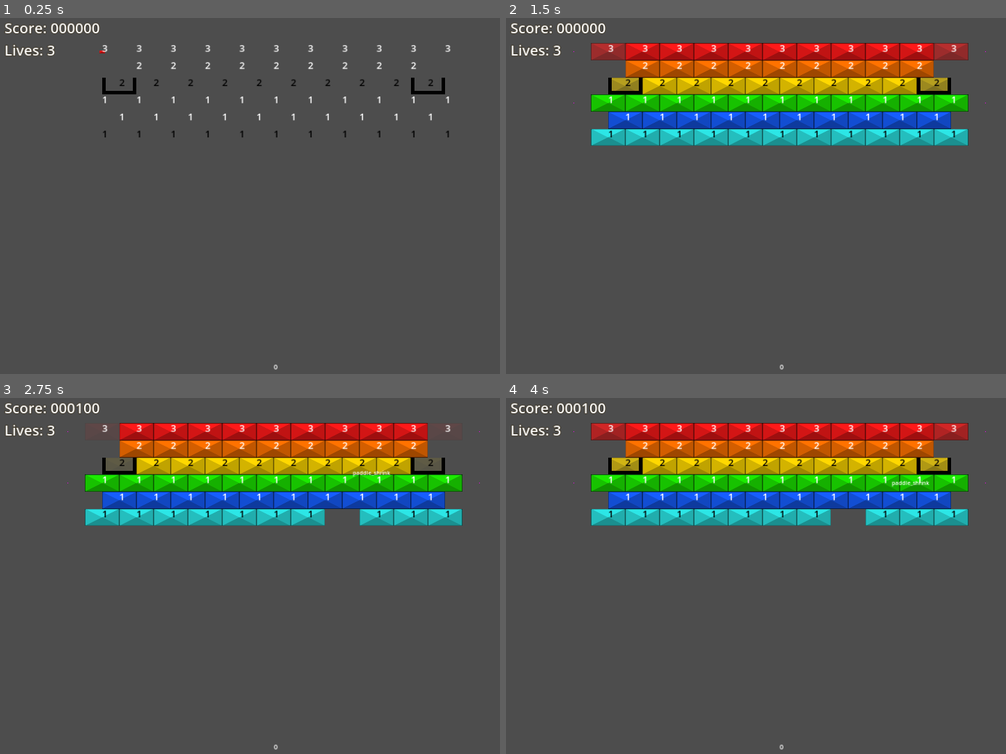
Above: before the commit, frames 1-4 (two rows, left to right).
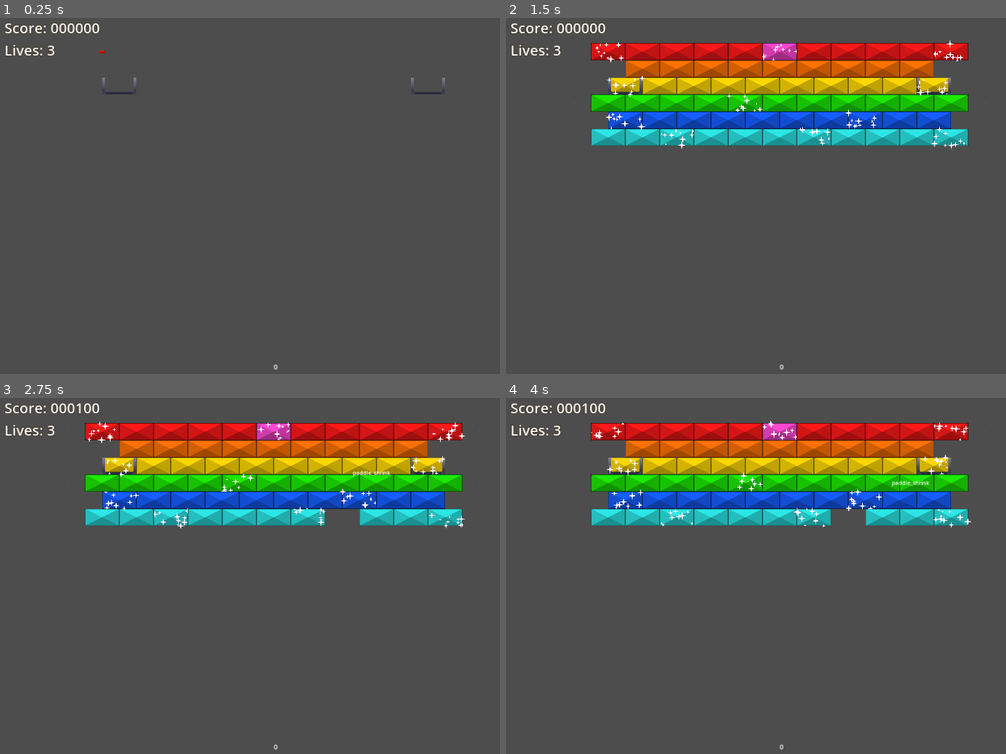
Above: after the commit, the same moments.

Repository: O-39889/brickout
Game: Godot game, scene res://scenes/main_level.tscn
Same seed, same stepped clock (60 frames per second), same inputs: the game is played once before the commit and once after it.
Inputs (mouse positions are in pixels of both pictures, inside the frame that each line leads up to):
- Up to frame 1 (0.25 s): no input
- Up to frame 2 (1.5 s): move the mouse to (811, 192) at 0.52 s; click (811, 192) at 0.67 s; move the mouse to (751, 196) at 1.27 s; click (751, 196) at 1.42 s
- Up to frame 3 (2.75 s): move the mouse to (285, 568) at 2.02 s; click (285, 568) at 2.17 s
- Up to frame 4 (4 s): move the mouse to (771, 579) at 2.77 s; click (771, 579) at 2.92 s; move the mouse to (821, 579) at 3.52 s; click (821, 579) at 3.67 s

The runs differ from the first frame. In frame 1, 0.9% of the frame differs, in the area x 20-91%, y 7-34%; in frame 2, 2.6%, in the area x 16-93%, y 6-37%; in frame 3, 2.6%; in frame 4, 2.4%.

Commit message:
Add protected sides sprites and shimmering particles for some reason

Diff:
--- a/scenes/RegularBrick.tscn
+++ b/scenes/RegularBrick.tscn
@@ -1,9 +1,21 @@
-[gd_scene load_steps=5 format=3 uid="uid://blofikyc7x7vn"]
+[gd_scene load_steps=7 format=3 uid="uid://blofikyc7x7vn"]
 
 [ext_resource type="PackedScene" uid="uid://5p2y5riyrwvs" path="res://scenes/BrickBase.tscn" id="1_q32mh"]
 [ext_resource type="Script" path="res://scripts/RegularBrick.gd" id="2_oy74a"]
 [ext_resource type="Texture2D" uid="uid://hoh4st5a63fk" path="res://assets/bricks-placeholder.png" id="3_soec6"]
 [ext_resource type="Texture2D" uid="uid://x04nv5d3f8ll" path="res://assets/brick-cracks-placeholder.png" id="4_kqa0t"]
+[ext_resource type="Texture2D" uid="uid://lstywc00fqyo" path="res://assets/sparkle-placeholder.png" id="5_bt2ku"]
+
+[sub_resource type="ParticleProcessMaterial" id="ParticleProcessMaterial_psgnd"]
+particle_flag_disable_z = true
+emission_shape = 3
+emission_box_extents = Vector3(50, 25, 1)
+gravity = Vector3(0, 0, 0)
+radial_accel_min = 3.0
+radial_accel_max = 15.0
+damping_max = 5.0
+scale_min = 0.33
+scale_max = 0.99
 
 [node name="Brick" groups=["destructible_bricks"] instance=ExtResource("1_q32mh")]
 script = ExtResource("2_oy74a")
@@ -15,7 +27,6 @@
 visible = false
 
 [node name="Sprite2D" parent="." index="1"]
-z_index = -1
 texture = ExtResource("3_soec6")
 region_enabled = true
 region_rect = Rect2(0, 0, 100, 50)
@@ -25,3 +36,16 @@
 texture = ExtResource("4_kqa0t")
 region_enabled = true
 region_rect = Rect2(0, 0, 100, 50)
+
+[node name="ArmorSprites" type="Node2D" parent="." index="3"]
+
+[node name="GPUParticles2D" type="GPUParticles2D" parent="." index="4"]
+visible = false
+emitting = false
+amount = 5
+process_material = SubResource("ParticleProcessMaterial_psgnd")
+texture = ExtResource("5_bt2ku")
+lifetime = 0.35
+preprocess = 1.0
+randomness = 0.1
+visibility_rect = Rect2(-50, -25, 100, 50)
--- a/scenes/main_level.tscn
+++ b/scenes/main_level.tscn
@@ -21,7 +21,8 @@
 
 [node name="Brick" parent="BrickComponent" index="0" instance=ExtResource("4_xeb2x")]
 position = Vector2(810, 125)
-color = 5
+is_shimmering = true
+color = 7
 
 [node name="Brick2" parent="BrickComponent" index="1" instance=ExtResource("4_xeb2x")]
 position = Vector2(910, 125)
@@ -81,6 +82,7 @@
 
 [node name="Brick16" parent="BrickComponent" index="15" instance=ExtResource("4_xeb2x")]
 position = Vector2(710, 275)
+is_shimmering = true
 color = 2
 
 [node name="Brick17" parent="BrickComponent" index="16" instance=ExtResource("4_xeb2x")]
@@ -129,6 +131,7 @@
 
 [node name="Brick32" parent="BrickComponent" index="27" instance=ExtResource("4_xeb2x")]
 position = Vector2(1060, 325)
+is_shimmering = true
 color = 1
 
 [node name="Brick33" parent="BrickComponent" index="28" instance=ExtResource("4_xeb2x")]
@@ -203,6 +206,7 @@
 
 [node name="Brick44" parent="BrickComponent" index="45" instance=ExtResource("4_xeb2x")]
 position = Vector2(510, 375)
+is_shimmering = true
 
 [node name="Brick45" parent="BrickComponent" index="46" instance=ExtResource("4_xeb2x")]
 position = Vector2(610, 375)
@@ -215,6 +219,7 @@
 
 [node name="Brick48" parent="BrickComponent" index="49" instance=ExtResource("4_xeb2x")]
 position = Vector2(910, 375)
+is_shimmering = true
 
 [node name="Brick49" parent="BrickComponent" index="50" instance=ExtResource("4_xeb2x")]
 position = Vector2(1010, 375)
@@ -233,6 +238,7 @@
 
 [node name="Brick57" parent="BrickComponent" index="54" instance=ExtResource("4_xeb2x")]
 position = Vector2(360, 325)
+is_shimmering = true
 color = 1
 
 [node name="Brick58" parent="BrickComponent" index="55" instance=ExtResource("4_xeb2x")]
@@ -261,6 +267,7 @@
 
 [node name="Brick59" parent="BrickComponent" index="61" instance=ExtResource("4_xeb2x")]
 position = Vector2(1310, 375)
+is_shimmering = true
 
 [node name="SuperUnbreakableBrick" parent="BrickComponent" index="62" instance=ExtResource("6_xop2c")]
 position = Vector2(260, 325)
--- a/scripts/BrickBase.gd
+++ b/scripts/BrickBase.gd
@@ -11,6 +11,14 @@
 
 @onready var width : float = collision_shape.shape.size.x;
 @onready var height : float = collision_shape.shape.size.y;
+@onready var to_tween := [
+	{
+		'object': $Sprite2D,
+		'property': 'scale',
+		'final_val': Vector2(1, 1),
+		'duration': 0.2
+	},
+];
 
 
 func _ready():
@@ -20,7 +28,12 @@
 		+ global_position.y * (width / height) - height / 2) / 2220.2222)\
 		.timeout.connect(func():
 			var tween := create_tween();
-			tween.tween_property($Sprite2D, 'scale', Vector2(1, 1), 0.2);
+			for prop in to_tween:
+				var dur = prop['duration'] if prop.has('duration') else 0.2;
+				tween.tween_property(
+					prop['object'], prop['property'],
+					prop['final_val'], dur
+				);
 			);
 
 
--- a/scripts/RegularBrick.gd
+++ b/scripts/RegularBrick.gd
@@ -8,6 +8,9 @@
 	Bottom = 4, # haha bottom
 	Left = 8
 };
+
+
+const ARMOR_TEXTURE := preload('res://assets/brick-edges-placeholder.png');
 
 
 ## Whether the brick should always provide a power-up when hit
@@ -19,6 +22,12 @@
 		if value == false and Engine.is_editor_hint():
 			$Sprite2D.modulate.a = 1.0;
 		is_shimmering = value;
+		if $GPUParticles2D:
+			$GPUParticles2D.visible = value;
+			$GPUParticles2D.emitting = value;
+			if not Engine.is_editor_hint():
+				if not value:
+					$GPUParticles2D.queue_free();
 
 ## Color of the brick, also determines the overall durability of the brick.
 @export_enum(
@@ -40,8 +49,7 @@
 			return color;
 		set(value):
 			color = value;
-			if Engine.is_editor_hint():
-				queue_redraw();
+			update_sprites();
 
 ## Sides of the brick protected by armor; the brick can only be hit
 ## with a regular ball from the unprotected sides.
@@ -52,6 +60,8 @@
 		protected_sides = value;
 		if Engine.is_editor_hint():
 			queue_redraw();
+		else:
+			set_armor_sprites();
 
 
 @onready var initial_durability : int = get_durability(color);
@@ -67,6 +77,15 @@
 
 
 func _ready():
+	if is_shimmering:
+		if not Engine.is_editor_hint():
+			$GPUParticles2D.amount_ratio = 0.0;
+			to_tween.append({
+				'object': $GPUParticles2D,
+				'property': 'amount_ratio',
+				'final_val': 1.0,
+				'duration': 0.1,
+			});
 	super();
 	if initial_durability == 1 and not Engine.is_editor_hint():
 		$CrackSprite.queue_free();
@@ -76,7 +95,22 @@
 		if not Engine.is_editor_hint():
 			# to prevent softlocks or idk lol
 			self.remove_from_group(&'destructible_bricks');
-	queue_redraw();
+	update_sprites();
+	if is_reinforced:
+		if Engine.is_editor_hint():
+			queue_redraw();
+		else:
+			set_armor_sprites();
+	if $GPUParticles2D:
+		$GPUParticles2D.visible = is_shimmering;
+		$GPUParticles2D.emitting = is_shimmering;
+	if Engine.is_editor_hint():
+		$GPUParticles2D.amount = 5;
+	elif not Engine.is_editor_hint():
+		if not is_shimmering:
+			$GPUParticles2D.queue_free();
+		else:
+			$GPUParticles2D.amount = 10;
 
 
 func get_durability(color_idx : int) -> int:
@@ -91,6 +125,71 @@
 	if color_idx < 8:
 		return 5;
 	return 1; # fallback lmao
+
+
+func update_sprites():
+	$Sprite2D.region_rect = Rect2(
+				Vector2(0, height) * color,
+				Vector2(width, height)
+			);
+	if not Engine.is_editor_hint():
+		set_crack_sprite(durability, initial_durability);
+
+
+func set_armor_sprites():
+	if is_reinforced and not Engine.is_editor_hint():
+		var sprites_node : Node2D = $ArmorSprites;
+		for child in sprites_node.get_children():
+			child.queue_free();
+
+		var sides := [];
+		var corners := [];
+		# have to do one by one by hand since trying to be a smartass
+		# didn't work because of some bullshit
+		# UPD: sorry guys I just mixed up width and height
+		# but alas, the old one is gone
+		# it was literally bulkier than this one though
+		if protected_sides & Direction.Top:
+			sides.append(0);
+		if protected_sides & Direction.Right:
+			sides.append(1);
+		if protected_sides & Direction.Bottom:
+			sides.append(2);
+		if protected_sides & Direction.Left:
+			sides.append(3);
+		if 0 in sides and 1 in sides:
+			corners.append(0);
+		if 1 in sides and 2 in sides:
+			corners.append(1);
+		if 2 in sides and 3 in sides:
+			corners.append(2);
+		if 3 in sides and 0 in sides:
+			corners.append(3);
+
+		for side_idx in sides:
+			var sprite := Sprite2D.new();
+			sprite.region_enabled = true;
+			sprite.region_rect.position.x = 0;
+			sprite.region_rect.position.y = height * side_idx;
+			sprite.region_rect.size.x = width;
+			sprite.region_rect.size.y = height;
+			sprite.centered = true;
+			sprite.texture = ARMOR_TEXTURE;
+			sprite.name = 'Side' + 'NESW'[side_idx];
+			sprites_node.add_child(sprite);
+		for corner_idx in corners:
+			var sprite := Sprite2D.new();
+			sprite.region_enabled = true;
+			sprite.region_rect.position.x = width;
+			sprite.region_rect.position.y = height * corner_idx;
+			sprite.region_rect.size.x = width;
+			sprite.region_rect.size.y = height;
+			sprite.centered = true;
+			sprite.texture = ARMOR_TEXTURE;
+			sprite.name = 'Corner' + [
+				'NE', 'SE', 'SW', 'NW'
+			][corner_idx]
+			sprites_node.add_child(sprite);
 
 
 func set_crack_sprite(new_durability: int, initial_durability: int):
@@ -166,14 +265,21 @@
 	else:
 		EventBus.brick_hit.emit(self, by);
 		if damage != 0:
+			if $GPUParticles2D:
+				$GPUParticles2D.amount_ratio -= 1.0 / (initial_durability + 1);
 			if crack_sprite:
 				crack_sprite.visible = true;
 				set_crack_sprite(durability, initial_durability);
-			queue_redraw();
 
 
 func destroy(by: Node2D):
 	EventBus.brick_destroyed.emit(self, by);
+	if $GPUParticles2D:
+		var particles : GPUParticles2D = $GPUParticles2D;
+		particles.reparent(get_parent());
+		(particles as GPUParticles2D).lifetime /= 2.0;
+		particles.emitting = false;
+		get_tree().create_timer(1).timeout.connect(func(): particles.queue_free());
 	queue_free();
 
 
@@ -182,8 +288,31 @@
 
 
 func _process(delta):
-	if is_shimmering:
-		$Sprite2D.modulate.a = sin(Time.get_ticks_msec() / 42) / 2 + 0.5;
+	#if is_shimmering:
+		#$Sprite2D.modulate.a = sin(Time.get_ticks_msec() / 42) / 2 + 0.5;
+	pass
+
+
+func _draw():
+	if Engine.is_editor_hint():
+		if is_reinforced:
+			# TODO: have this shit actually draw the armor on top of it
+				if protected_sides & Direction.Top:
+					draw_rect(Rect2(
+						-width / 2, -height / 2, width, 10
+					), Color.BLACK, true);
+				if protected_sides & Direction.Right:
+					draw_rect(Rect2(
+						width / 2 - 10, -height / 2, 10, height
+					), Color.BLACK, true);
+				if protected_sides & Direction.Bottom:
+					draw_rect(Rect2(
+						-width / 2, height / 2 - 10, width, 10
+					), Color.BLACK, true);
+				if protected_sides & Direction.Left:
+					draw_rect(Rect2(
+						-width / 2, -height / 2, 10, height
+					), Color.BLACK, true);
 
 
 func _angle_diff(normal: Vector2, dir: Direction) -> float:
@@ -198,33 +327,3 @@
 		Direction.Left:
 			vec = Vector2.LEFT;
 	return rad_to_deg(angle_difference(normal.angle(), vec.angle()));
-
-
-func _draw():
-	$CollisionShape2D.visible = color == null;
-	if color != null:
-		$Sprite2D.region_rect = Rect2(
-			Vector2(0, height) * color, Vector2(width, height)
-		);
-	if is_reinforced:
-		if protected_sides & Direction.Top:
-			draw_rect(Rect2(
-				-width / 2, -height / 2, width, 10
-			), Color.BLACK, true);
-		if protected_sides & Direction.Right:
-			draw_rect(Rect2(
-				width / 2 - 10, -height / 2, 10, height
-			), Color.BLACK, true);
-		if protected_sides & Direction.Bottom:
-			draw_rect(Rect2(
-				-width / 2, height / 2 - 10, width, 10
-			), Color.BLACK, true);
-		if protected_sides & Direction.Left:
-			draw_rect(Rect2(
-				-width / 2, -height / 2, 10, height
-			), Color.BLACK, true);
-	if not Engine.is_editor_hint():
-		if color == 0 or color == 3: # cyan or yellow
-			self_modulate = Color.BLACK;
-		draw_string(ThemeDB.fallback_font, Vector2(0,0), str(durability),0,-1,
-		28);
Binary file added: assets/brick-edges-placeholder.png
Not shown, added: assets/brick-edges-placeholder.png.import
Binary file added: assets/sparkle-placeholder.png
Not shown, added: assets/sparkle-placeholder.png.import
